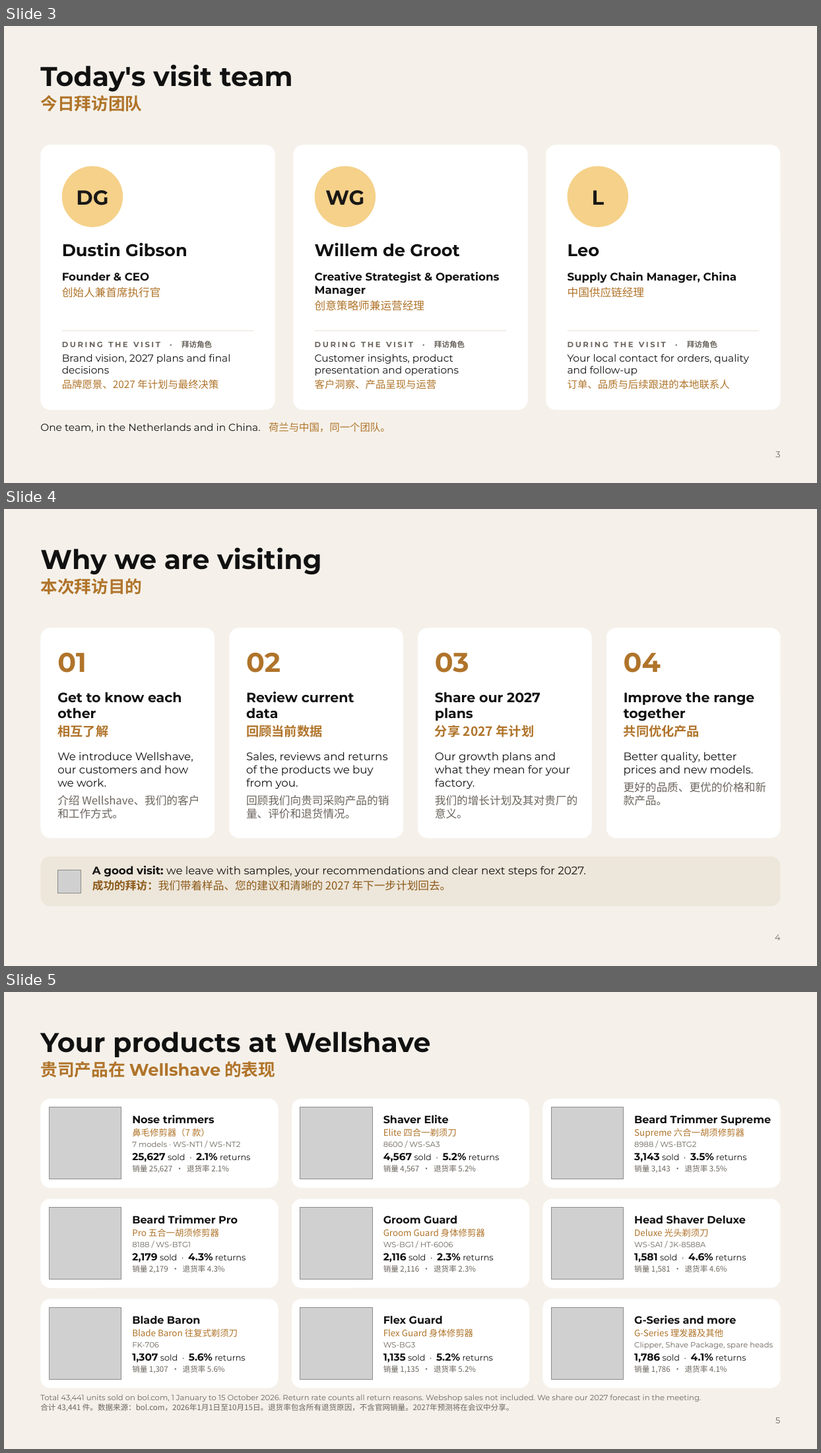
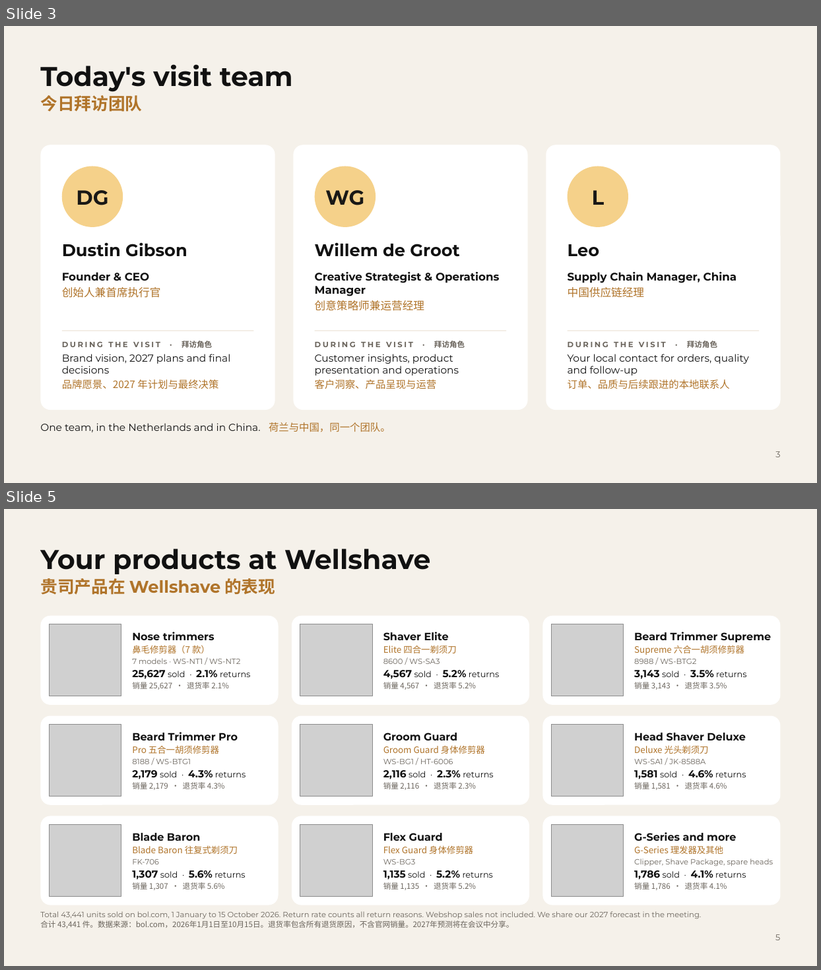
Before and after one commit to Wellshave/design, a slide deck: presentaties/fabrieksbezoek-china-2026/uitvoer/Wellshave_Factory_Visit_GlobalBestWay-Fanke.pptx. Shown one above the other, each under a label of ours: slides 3, 4 and 5 before the commit, slides 3 and 5 after it; the slides between them are not shown. The pictures are 821x1453 and 821x970 pixels, drawn with LibreOffice and Linux fonts; fonts in the diff are those of the drawing; grey boxes stand for pictures; background and template pictures are left out. Boxes give left, top, right and bottom in pixels: in the first picture for what was removed or moved away, otherwise in the second. Text is boxed around its words. In the diff, an @@ line names an element or a change of style, - is before the commit and + after.

```diff
--- a/presentaties/fabrieksbezoek-china-2026/uitvoer/Wellshave_Factory_Visit_GlobalBestWay-Fanke.pptx
+++ b/presentaties/fabrieksbezoek-china-2026/uitvoer/Wellshave_Factory_Visit_GlobalBestWay-Fanke.pptx
@@ slide 4 removed at (4, 509, 817, 966), background #F5F1EA @@
@@ title removed at (40, 547, 322, 575) @@
-Why we are visiting
@@ text removed at (40, 578, 142, 595) @@
-本次拜访目的
@@ rounded rectangle removed at (40, 628, 215, 838) @@
@@ rounded rectangle removed at (229, 628, 403, 838) @@
@@ rounded rectangle removed at (418, 628, 592, 838) @@
@@ rounded rectangle removed at (607, 628, 781, 838) @@
@@ text removed at (57, 652, 86, 673) @@
-01
@@ text removed at (246, 652, 281, 673) @@
-02
@@ text removed at (435, 652, 469, 673) @@
-03
@@ text removed at (624, 652, 661, 673) @@
-04
@@ text removed at (57, 692, 182, 737) @@
-Get to know each other
-相互了解
@@ text removed at (246, 692, 354, 737) @@
-Review current data
-回顾当前数据
@@ text removed at (435, 692, 541, 737) @@
-Share our 2027 plans
-分享 2027 年计划
@@ text removed at (624, 692, 754, 737) @@
-Improve the range together
-共同优化产品
@@ text removed at (57, 752, 199, 819) @@
-We introduce Wellshave, our customers and how we work.
-介绍 Wellshave、我们的客户和工作方式。
@@ text removed at (246, 752, 389, 819) @@
-Sales, reviews and returns of the products we buy from you.
-回顾我们向贵司采购产品的销量、评价和退货情况。
@@ text removed at (435, 752, 578, 819) @@
-Our growth plans and what they mean for your factory.
-我们的增长计划及其对贵厂的意义。
@@ text removed at (624, 752, 766, 806) @@
-Better quality, better prices and new models.
-更好的品质、更优的价格和新款产品。
@@ rounded rectangle removed at (40, 857, 781, 907) @@
@@ picture removed at (57, 870, 81, 893) @@
@@ text removed at (92, 866, 585, 891) @@
-A good visit: we leave with samples, your recommendations and clear next steps for 2027.
-成功的拜访：我们带着样品、您的建议和清晰的 2027 年下一步计划回去。
@@ page number removed at (775, 935, 780, 941) @@
-4
```
Also in this commit, not shown: 1 slide changed, 1 slide added, 5 other files.
